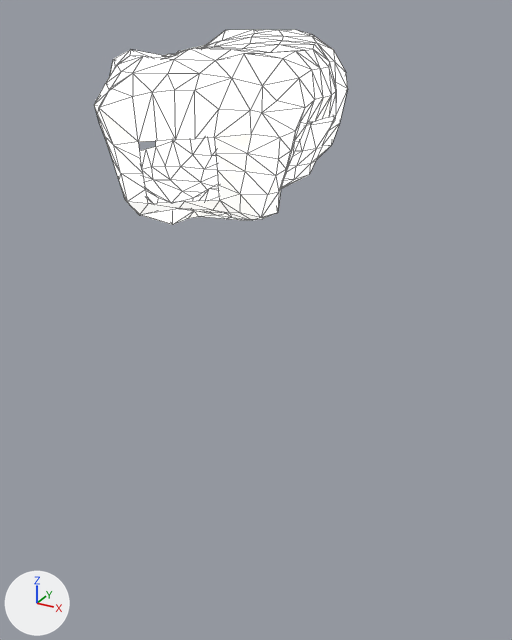
A saved change to the COLLADA model assets/models/main_room/main_room.dae.
One viewpoint serves both versions: a camera (50 mm lens) standing at (538.0, -681.0, 116.0) and looking at (236.0, -132.0, -158.0). Lighting does not change. The marker at lower left points along +X, +Y and +Z. Mesh edges are drawn as thin lines.

Before the edit, the objects in view are built like this:
```python
me_main_room = bpy.data.meshes.new('main_room')
me_main_room.from_pydata(...)  # 303 vertices, 550 faces; spans x 0.0..252.0, y -149.0..125.0, z -98.0..96.0
me_main_room.materials.append(mat_stone)  # picture img_stone_png
ob_main_room = bpy.data.objects.new('main_room', me_main_room)
ob_main_room.location = (0.0, 0.0, 0.0)
```
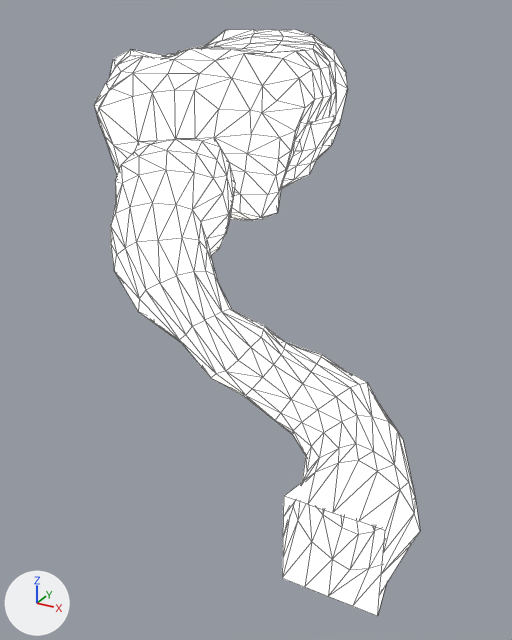
Changed parts and their boxes (x1, y1, x2, y2) in the pictures (512 x 640 px):
```json
{"object": "mines_tunnel", "change": "added", "after": [111, 138, 420, 616]}
```

Edits to the scene script, one JSON object a line:
```json
{"op": "add", "block": "me_mines_tunnel", "code": ["me_mines_tunnel = bpy.data.meshes.new('mines_tunnel')", "me_mines_tunnel.from_pydata(...)  # 256 vertices, 480 faces; spans x 109.0..447.0, y -333.0..-88.0, z -269.0..10.0", "me_mines_tunnel.materials.append(mat_stone)  # picture img_stone_png"]}
{"op": "add", "block": "ob_mines_tunnel", "code": ["ob_mines_tunnel = bpy.data.objects.new('mines_tunnel', me_mines_tunnel)", "ob_mines_tunnel.location = (0.0, 0.0, 0.0)"]}
```
